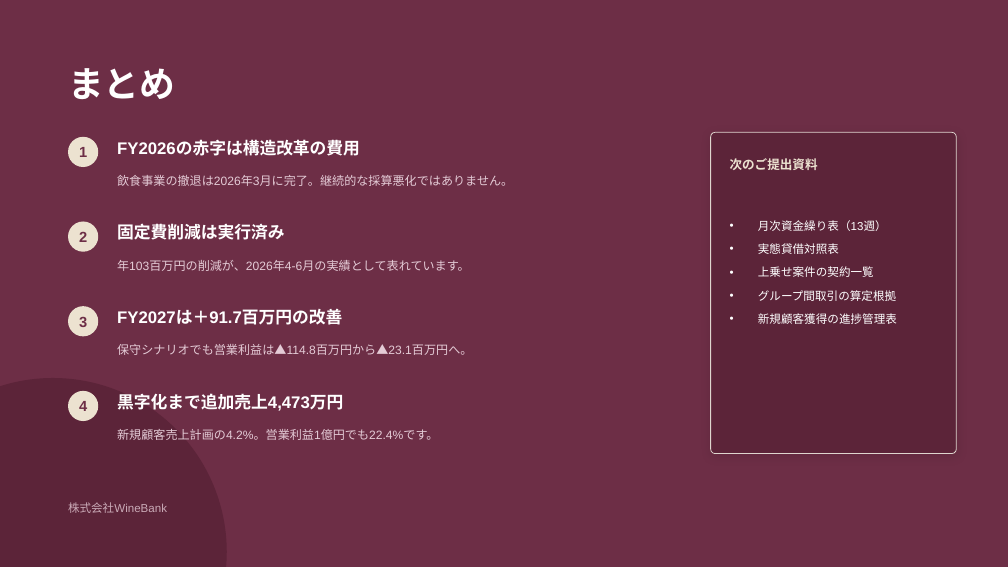
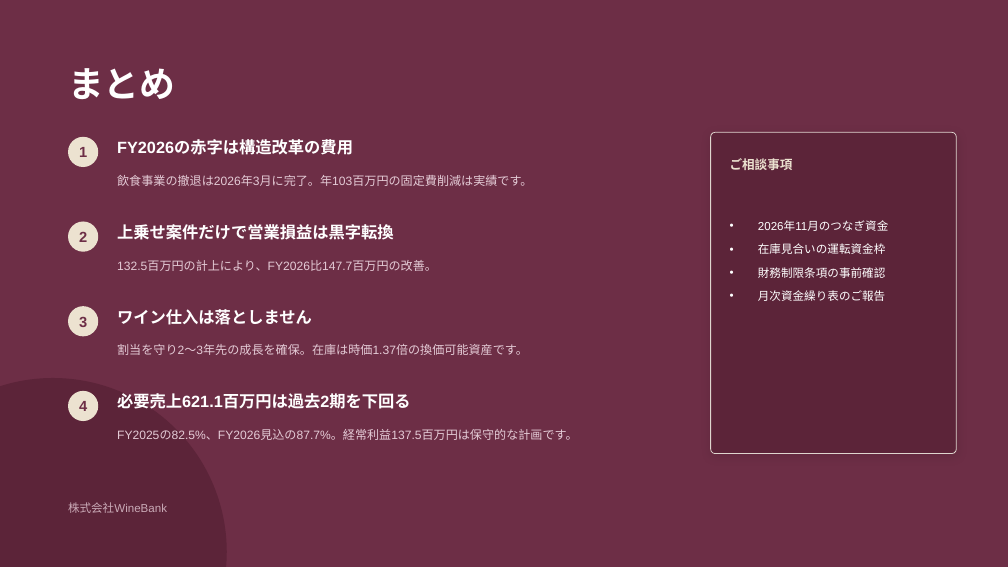
Before and after one commit to nakano-winebank/wine-auction, a slide deck: slide 16 of out/WineBank_FY2027_銀行提出.pptx (slide 15 before the commit). Drawn at 1008x567 pixels with LibreOffice and Linux fonts; fonts in the diff are those of the drawing. Boxes give left, top, right and bottom in pixels: in the first picture for what was removed or moved away, otherwise in the second. Text is boxed around its words. In the diff, an @@ line names an element or a change of style, - is before the commit and + after.

Commit message:
銀行提出用パワポをプランDで全面刷新（全16枚）
- 上場関連コストの削除、クルーザー事業利益の営業収益計上、
  ワイン仕入FY2026同水準維持、期首現預金3,000万円を全スライドに反映
- 4プラン比較（A/B/C/D）を新設し、資金繰りが成立するのはDのみである
  ことを明示
- ワイン在庫戦略のスライドを新設。仕入を絞ると割当が戻らず2〜3年先の
  成長を削るため仕入419.1百万円を維持する方針を説明
- 月次資金繰りをプランDで差し替え、ボトルネックが2026年11月
  （消費税30百万円の納付月）であることを明示
- プランDの蓋然性スライドを新設。必要売上621.1百万円はFY2025実績の
  82.5%・FY2026見込の87.7%であり、過去2期の売上水準を撤退後の
  粗利率で回せば経常利益182〜205百万円となる上振れ余地を提示

検証ツール全項目パス、全16枚を画像化して目視確認済み。

```diff
--- a/out/WineBank_FY2027_銀行提出.pptx
+++ b/out/WineBank_FY2027_銀行提出.pptx
@@ text "FY2026の赤字は構造改革の費用" at box(117, 140, 353, 155): size 16 to 15.5 pt @@
@@ text at box(117, 175, 532, 186): text changed @@
-飲食事業の撤退は2026年3月に完了。継続的な採算悪化ではありません。
+飲食事業の撤退は2026年3月に完了。年103百万円の固定費削減は実績です。
@@ text at box(730, 158, 793, 170): text changed @@
-次のご提出資料
+ご相談事項
@@ text at box(117, 224, 394, 240): text changed; size 16 to 15.5 pt @@
-固定費削減は実行済み
+上乗せ案件だけで営業損益は黒字転換
@@ text at box(758, 221, 888, 301): text changed @@
-• 月次資金繰り表（13週）
-• 実態貸借対照表
-• 上乗せ案件の契約一覧
-• グループ間取引の算定根拠
-• 新規顧客獲得の進捗管理表
+• 2026年11月のつなぎ資金
+• 在庫見合いの運転資金枠
+• 財務制限条項の事前確認
+• 月次資金繰り表のご報告
@@ text at box(117, 260, 437, 271): text changed @@
-年103百万円の削減が、2026年4-6月の実績として表れています。
+132.5百万円の計上により、FY2026比147.7百万円の改善。
@@ text at box(117, 309, 312, 325): text changed; size 16 to 15.5 pt @@
-FY2027は＋91.7百万円の改善
+ワイン仕入は落としません
@@ text at box(117, 344, 528, 355): text changed @@
-保守シナリオでも営業利益は▲114.8百万円から▲23.1百万円へ。
+割当を守り2〜3年先の成長を確保。在庫は時価1.37倍の換価可能資産です。
@@ text at box(117, 393, 411, 409): text changed; size 16 to 15.5 pt @@
-黒字化まで追加売上4,473万円
+必要売上621.1百万円は過去2期を下回る
@@ text at box(117, 430, 577, 440): text changed @@
-新規顧客売上計画の4.2%。営業利益1億円でも22.4%です。
+FY2025の82.5%、FY2026見込の87.7%。経常利益137.5百万円は保守的な計画です。
```
Also in this commit, not shown: 11 other slides changed, 4 slides added, 3 slides removed, 3 other files.
